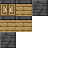
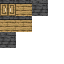
Comparing the layer stacks of the two 64 × 64 images. Changes:
renamed "Layer 2" to "Layer 4", painted on it over [0, 0, 48, 48]
